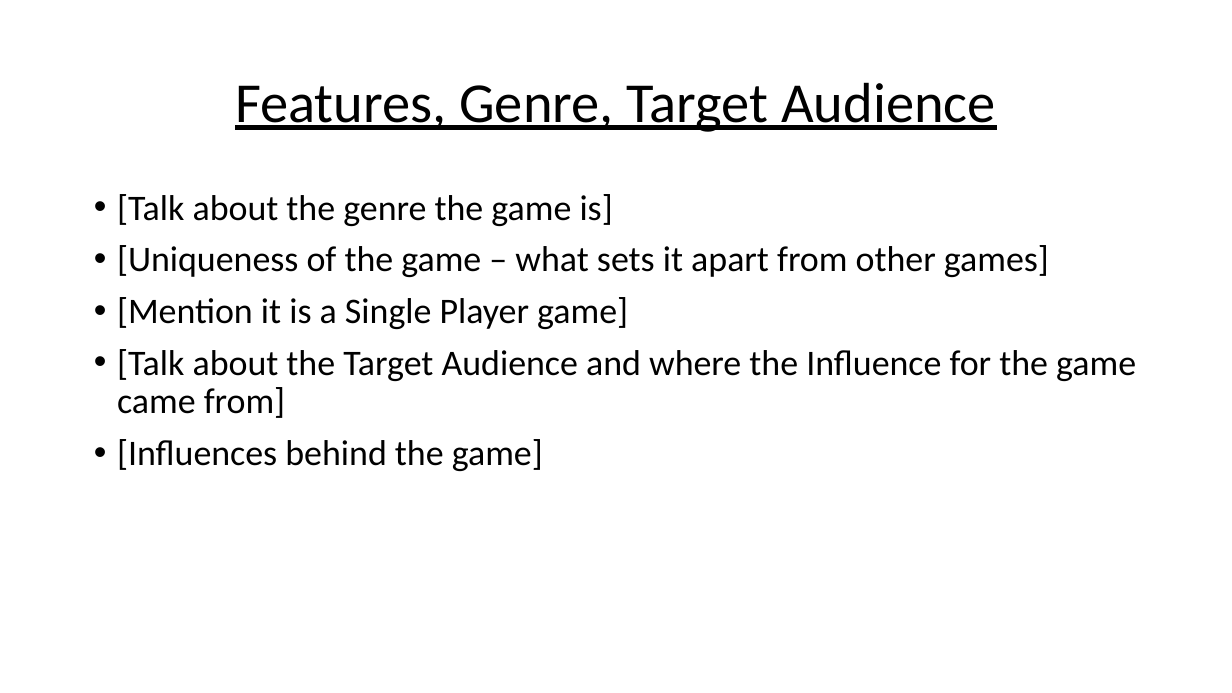
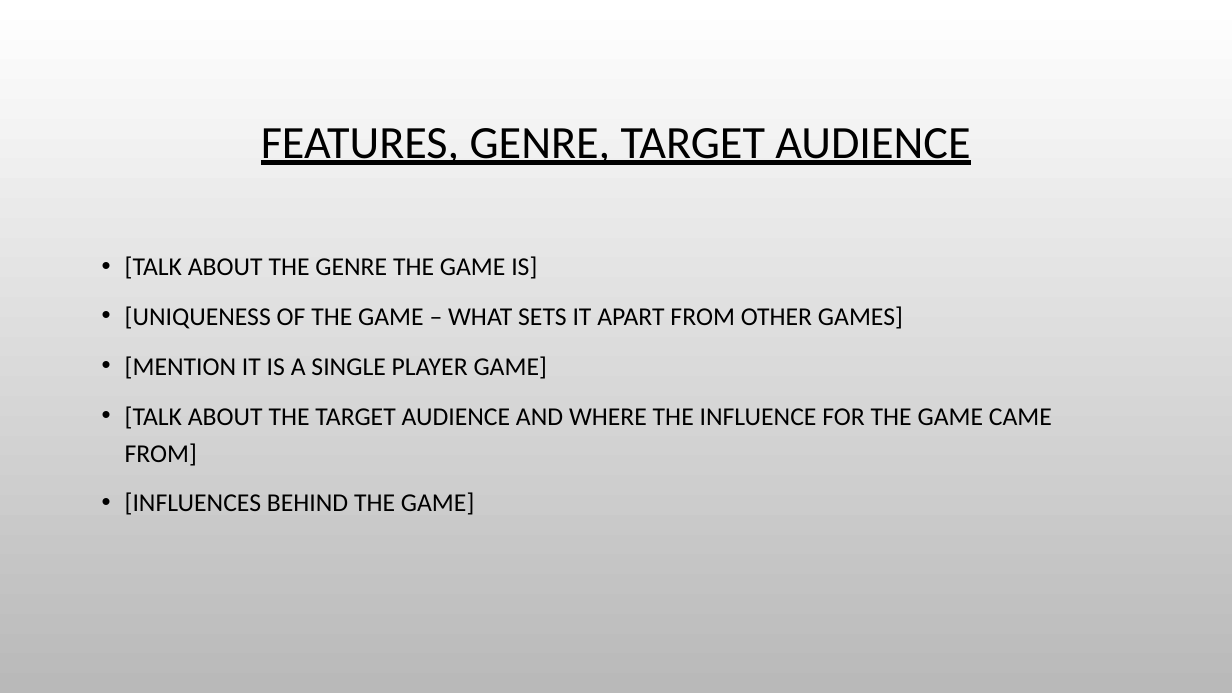
Before and after one commit to chesney85/Year2GameDev, a slide deck: slide 3 of TeamDocs/WordDocs/JelBlob_Presentation_Rough_Idea_Layout.pptx. Drawn at 1232x693 pixels with LibreOffice and Linux fonts; fonts in the diff are those of the drawing; background and template pictures are left out. Boxes give left, top, right and bottom in pixels: in the first picture for what was removed or moved away, otherwise in the second. Text is boxed around its words. In the diff, an @@ line names an element or a change of style, - is before the commit and + after.

```diff
--- a/TeamDocs/WordDocs/JelBlob_Presentation_Rough_Idea_Layout.pptx
+++ b/TeamDocs/WordDocs/JelBlob_Presentation_Rough_Idea_Layout.pptx
@@ background #FFFFFF to picture (left out) @@
@@ title at box(261, 128, 970, 165): text changed; size 44 to 36 pt @@
-Features, Genre, Target Audience
+FEATURES, GENRE, TARGET AUDIENCE
@@ text at box(125, 256, 1052, 515): text changed; size 28 to 20 pt @@
-• [Talk about the genre the game is]
-• [Uniqueness of the game – what sets it apart from other games]
-• [Mention it is a Single Player game]
-• [Talk about the Target Audience and where the Influence for the game came from]
-• [Influences behind the game]
+• [TALK ABOUT THE GENRE THE GAME IS]
+• [UNIQUENESS OF THE GAME – WHAT SETS IT APART FROM OTHER GAMES]
+• [MENTION IT IS A SINGLE PLAYER GAME]
+• [TALK ABOUT THE TARGET AUDIENCE AND WHERE THE INFLUENCE FOR THE GAME CAME FROM]
+• [INFLUENCES BEHIND THE GAME]
```
Also in this commit, not shown: 12 other slides changed, 2 slides added, 2 slides removed, 1 other file.
